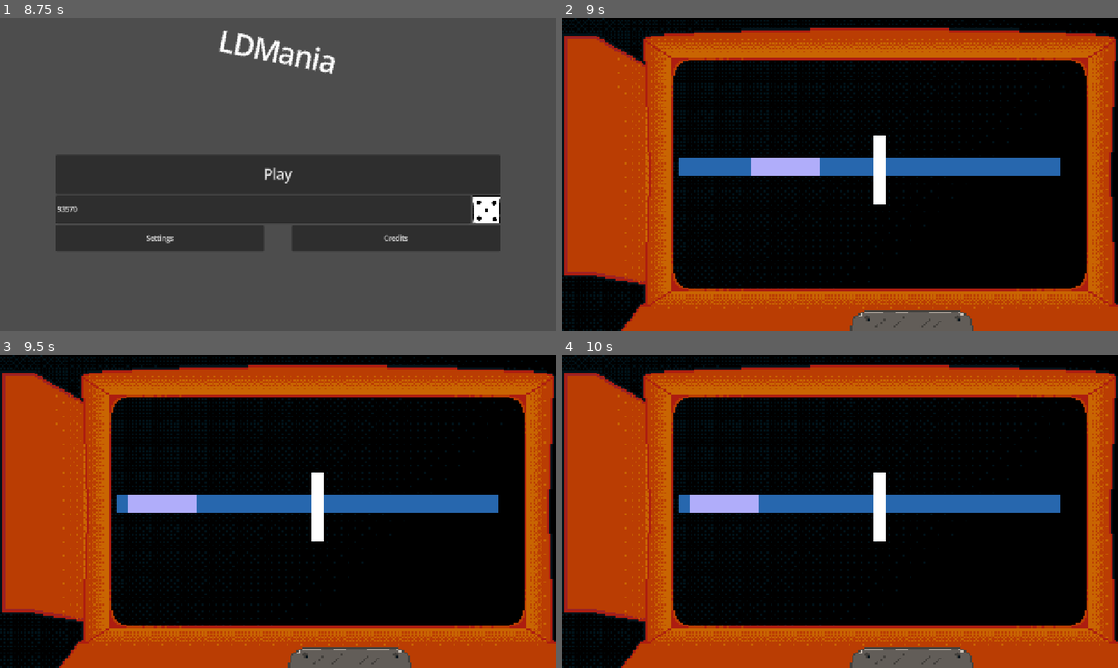
Above: before the commit, frames 1-4 (two rows, left to right).
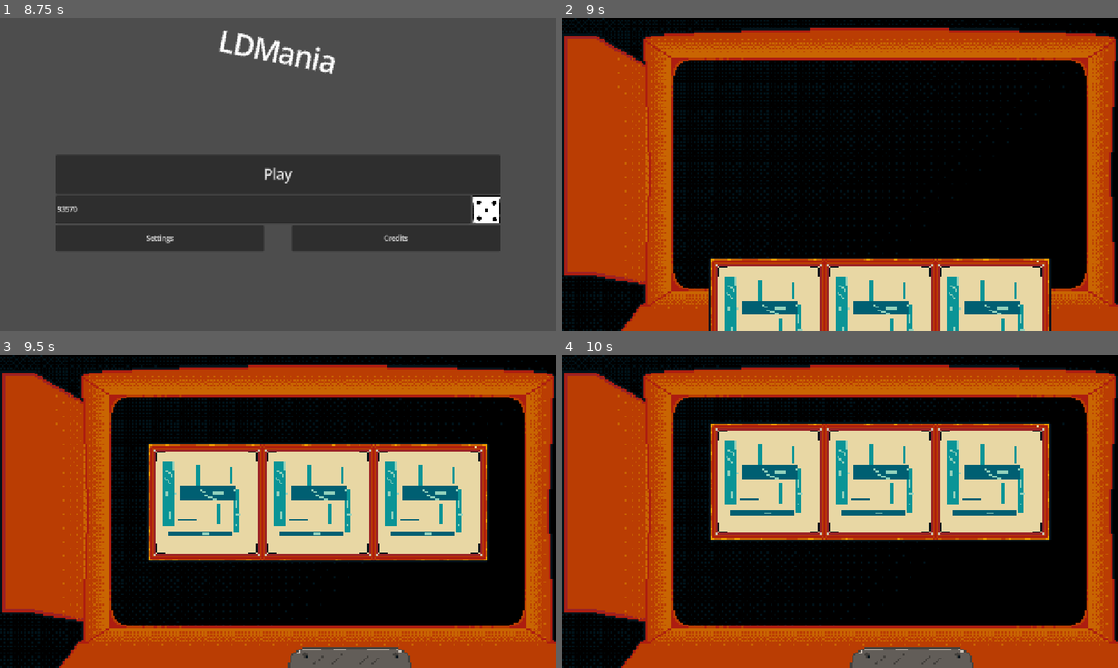
Above: after the commit, the same moments.

Repository: markkarrica/ldmania
Game: Godot game, scene res://intro/intro.tscn
The game is run twice, just before and just after one commit, with the same random seed, the same clock (stepped at 60 frames per second) and the same inputs.
Inputs (mouse positions are in pixels of both pictures, inside the frame that each line leads up to):
- Up to frame 1 (8.75 s): move the mouse to (400, 158) at 0.52 s; hold E (interact) 0.53-1.25 s; click (400, 158) at 0.67 s; drag from (166, 190) to (250, 237) at 1.27 s; move the mouse to (333, 105) at 2.02 s; hold E (interact) 2.03-2.75 s; tap 1 at 2.1 s; click (333, 105) at 2.17 s; drag from (250, 237) to (111, 127) at 2.77 s; move the mouse to (444, 221) at 3.52 s; hold E (interact) 3.53-4.25 s; tap 3 at 3.6 s; click (444, 221) at 3.67 s; tap Escape (debug_key_1) at 4.15 s; drag from (111, 127) to (194, 96) at 4.27 s; click (261, 208) at 5.02 s; type "Alex" at 5.1 s; click "Play" at 5.75 s; click "Play" at 6.5 s; click (489, 208) at 7.25 s; click (489, 208) at 8 s
- Up to frame 2 (9 s): click "Play" at 8.75 s
- Up to frame 3 (9.5 s): no input
- Up to frame 4 (10 s): move the mouse to (867, 511) at 9.52 s; hold E (interact) from 9.53 s (still down); tap 5 at 9.6 s; click (867, 511) at 9.67 s

Frame 1 is identical in both runs. In frame 2, 19% of the frame differs, in the area x 21-90%, y 37-100%; in frame 3, 24%, in the area x 21-90%, y 28-67%; in frame 4, 24%.

Commit message:
new font, slot machine, main sc ene animations

Diff:
--- a/core/main/main_scene.gd
+++ b/core/main/main_scene.gd
@@ -1,11 +1,39 @@
 extends Control
 
 @export var minigames: Array[PackedScene]
+@onready var slot_machine = $SlotMachine
 
 func _ready() -> void:
 	StateMachine.set_minigames(minigames)
 	StateMachine.gen_minigames_order()
+	# We wait for input/animations
+	_animate_slot_in()
+
+	await slot_machine.animation_finished
+
+	_animate_slot_out()
+
+	await slot_machine.animation_finished
+
+	# Animations over
 	_load_next_minigame()
+
+func _animate_slot_in():
+	var slot_tween = create_tween()
+	slot_tween.tween_property(slot_machine, "position:y", 207, 1.8).set_trans(Tween.TRANS_BACK).set_ease(Tween.EASE_OUT)
+
+	await slot_tween.finished
+
+	slot_machine.start()
+
+func _animate_slot_out():
+	var slot_tween = create_tween()
+	slot_tween.tween_property(slot_machine, "position:y", 1000, 1.8).set_trans(Tween.TRANS_BACK).set_ease(Tween.EASE_OUT)
+
+	await slot_tween.finished
+
+	slot_machine.emit_signal("animation_finished")
+	slot_machine.reset_state()
 
 func _load_next_minigame():
 	var current_minigame_scene: PackedScene = StateMachine.get_current_minigame_if_available()
@@ -28,5 +56,19 @@
 func _on_minigame_end(is_success: bool, bonus_time_gained: int):
 	if is_success:
 		StateMachine.score += StateMachine.difficulty
-	print("New score is: " + str(StateMachine.score))
+		# We wait for input/animations
+	_animate_slot_in()
+
+	await slot_machine.animation_finished
+
+	_animate_slot_out()
+
+	await slot_machine.animation_finished
+
+	# Animations over
+
 	_load_next_minigame()
+
+
+func _on_slot_machine_animation_over() -> void:
+	return
--- a/core/main/main_scene.tscn
+++ b/core/main/main_scene.tscn
@@ -4,6 +4,7 @@
 [ext_resource type="Texture2D" uid="uid://cdlvvqfr56jg2" path="res://core/main/assets/background.png" id="3_lykkd"]
 [ext_resource type="Texture2D" uid="uid://c4boo85x0edru" path="res://core/main/assets/border.png" id="4_mh84v"]
 [ext_resource type="PackedScene" uid="uid://dqs1rqgedc1je" path="res://minigames/moving_bar/moving_bar.tscn" id="4_rvjp5"]
+[ext_resource type="PackedScene" uid="uid://b3uyqaxqt1uk5" path="res://core/slot/slot-machine.tscn" id="5_rvjp5"]
 
 [node name="MainScene" type="Control" unique_id=703159878]
 layout_mode = 3
@@ -33,3 +34,6 @@
 grow_vertical = 2
 mouse_filter = 2
 texture = ExtResource("4_mh84v")
+
+[node name="SlotMachine" parent="." unique_id=1970859362 instance=ExtResource("5_rvjp5")]
+position = Vector2(338, 795)
--- /dev/null
+++ b/core/slot/reel.gd
@@ -0,0 +1,89 @@
+extends Node2D
+
+## Nodes
+@onready var current_sprite = $SubViewportContainer/SubViewport/CurrentSprite
+@onready var next_sprite = $SubViewportContainer/SubViewport/NextSprite
+@onready var result_sprite = $SubViewportContainer/SubViewport/ResultSprite
+
+## Token placement stuff
+@onready var sprite_height = current_sprite.texture.get_height()
+var tokens: Array[CompressedTexture2D]
+var tokens_amount: int
+var next_token = 2
+
+## Animation stuff
+var speed = 0
+var tween: Tween
+var physics_based = true
+var stop_time: float
+var should_stop: bool = false
+
+func reset_state() -> void:
+	next_token = 2
+	current_sprite.visible = true
+	next_sprite.visible = true
+	result_sprite.visible = false
+	current_sprite.texture = tokens[0]
+	next_sprite.texture = tokens[1]
+	if tween: tween.kill()
+	should_stop = false
+	physics_based = true
+	current_sprite.position.y = 59
+	next_sprite.position.y = 0
+	result_sprite.position.y = 0
+
+# Called when the node enters the scene tree for the first time.
+func _ready() -> void:
+	if tokens.size() == 0:
+		tokens = [load("res://minigames/demo_payline_tokens/demo-token-1.png"),
+		load("res://minigames/demo_payline_tokens/demo-token-2.png"),
+		load("res://minigames/demo_payline_tokens/demo-token-3.png")]
+
+	current_sprite.texture = tokens[0]
+	next_sprite.texture = tokens[1]
+	tokens_amount = tokens.size()
+
+func start(regimen_speed: int, base_spin_up_time: float):
+		tween = create_tween()
+		tween.tween_property(self, "speed", regimen_speed,
+		base_spin_up_time+Util.random.randf_range(-0.5, +0.5)).set_trans(Tween.TRANS_CIRC)
+
+func stop_at(target_index: int, set_stop_time: float):
+	result_sprite.texture = tokens[target_index]
+	stop_time = set_stop_time
+	should_stop = true
+
+
+func raise_sprite_increase_token(sprite):
+	sprite.position.y = -sprite_height
+	sprite.texture = tokens[next_token]
+	next_token += 1
+
+# Called every frame. 'delta' is the elapsed time since the previous frame.
+func _process(delta: float) -> void:
+	if physics_based:
+		current_sprite.position.y += speed * delta
+		next_sprite.position.y += speed * delta
+		result_sprite.position.y = next_sprite.position.y
+
+		if current_sprite.position.y > sprite_height:
+			raise_sprite_increase_token(current_sprite)
+
+		if next_sprite.position.y > sprite_height:
+			raise_sprite_increase_token(next_sprite)
+
+		if next_token > tokens_amount-1:
+			next_token = 0
+		if not should_stop:
+			return
+	else:
+		current_sprite.position.y = result_sprite.position.y  -59
+
+	if next_sprite.texture == result_sprite.texture && next_sprite.position.y == -sprite_height:
+		next_sprite.visible = false
+		result_sprite.visible = true
+		physics_based = false
+		if tween: tween.kill()
+
+		tween = create_tween()
+		tween.tween_property(result_sprite, "position:y", 0, stop_time).set_trans(Tween.TRANS_BACK).set_ease(Tween.EASE_OUT)
--- /dev/null
+++ b/core/slot/reel.tscn
@@ -0,0 +1,32 @@
+[gd_scene format=3 uid="uid://dldoni6fh1hao"]
+
+[ext_resource type="Script" uid="uid://bfnapih6276i7" path="res://core/slot/reel.gd" id="1_v64a0"]
+[ext_resource type="Texture2D" uid="uid://ctiid2r2pjt7n" path="res://minigames/demo_payline_tokens/demo-token-1.png" id="2_81r17"]
+[ext_resource type="Texture2D" uid="uid://d2fo8nhccit5x" path="res://minigames/demo_payline_tokens/demo-token-2.png" id="3_qh23p"]
+
+[node name="Reel" type="Node2D" unique_id=868968498]
+script = ExtResource("1_v64a0")
+
+[node name="SubViewportContainer" type="SubViewportContainer" parent="." unique_id=1091531824]
+offset_right = 512.0
+offset_bottom = 512.0
+
+[node name="SubViewport" type="SubViewport" parent="SubViewportContainer" unique_id=323311608]
+transparent_bg = true
+handle_input_locally = false
+size = Vector2i(59, 59)
+render_target_update_mode = 4
+
+[node name="CurrentSprite" type="Sprite2D" parent="SubViewportContainer/SubViewport" unique_id=851003848]
+position = Vector2(0, 59)
+texture = ExtResource("2_81r17")
+centered = false
+
+[node name="NextSprite" type="Sprite2D" parent="SubViewportContainer/SubViewport" unique_id=1910268440]
+texture = ExtResource("3_qh23p")
+centered = false
+
+[node name="ResultSprite" type="Sprite2D" parent="SubViewportContainer/SubViewport" unique_id=753314759]
+visible = false
+texture = ExtResource("3_qh23p")
+centered = false
--- /dev/null
+++ b/core/slot/slot-machine.tscn
@@ -0,0 +1,22 @@
+[gd_scene format=3 uid="uid://b3uyqaxqt1uk5"]
+
+[ext_resource type="Script" uid="uid://bjfxeoseny8" path="res://core/slot/slot_machine.gd" id="1_dp7kk"]
+[ext_resource type="Texture2D" uid="uid://btnrca83ahqmm" path="res://core/slot/assets/bezel.png" id="1_pl4f3"]
+[ext_resource type="PackedScene" uid="uid://dldoni6fh1hao" path="res://core/slot/reel.tscn" id="2_dl4mn"]
+
+[node name="SlotMachine" type="Node2D" unique_id=1970859362]
+scale = Vector2(4, 4)
+script = ExtResource("1_dp7kk")
+
+[node name="Reel3" parent="." unique_id=868968498 instance=ExtResource("2_dl4mn")]
+position = Vector2(133, 5)
+
+[node name="Reel2" parent="." unique_id=1010188127 instance=ExtResource("2_dl4mn")]
+position = Vector2(69, 5)
+
+[node name="Reel1" parent="." unique_id=1530974494 instance=ExtResource("2_dl4mn")]
+position = Vector2(5, 5)
+
+[node name="Bezel" type="Sprite2D" parent="." unique_id=1796197339]
+texture = ExtResource("1_pl4f3")
+centered = false
--- /dev/null
+++ b/core/slot/slot_machine.gd
@@ -0,0 +1,38 @@
+extends Node2D
+
+signal animation_finished
+
+@onready var reels: Array[Node2D] = [$Reel1, $Reel2, $Reel3] #In order Left to Right
+var reels_stopped: Array[bool] = [false, false, false]
+@export var regimen_speed: int = 500
+@export var base_spin_up_time: float = 1.5
+# Called when the node enters the scene tree for the first time.
+func _ready() -> void:
+	pass
+
+func reset_state() -> void:
+	for reel in reels:
+		reel.reset_state()
+
+func start() -> void:
+	for reel in reels:
+		reel.start(regimen_speed, base_spin_up_time)
+
+
+func stop(index, stop_time):
+	for reel in reels:
+		reel.stop_at(index, stop_time)
+
+	await get_tree().create_timer(stop_time +0.5).timeout
+
+	emit_signal("animation_finished")
+
+func _input(event: InputEvent) -> void:
+	if event.is_action_pressed("debug_key_1"):
+		stop(2, 0.5)
+
+
+
+# Called every frame. 'delta' is the elapsed time since the previous frame.
+func _process(_delta: float) -> void:
+	pass
--- a/minigames/moving_bar/moving_bar.gd
+++ b/minigames/moving_bar/moving_bar.gd
@@ -4,22 +4,24 @@
 var is_hovering: bool
 var pills_number: int = 2 # Plus the first one
 var current_pill_number = 0
-var pills_mult: Array[float] = [1.0, 0.8, 0.6]
+var pills_mult: Array[float] = [1.0, 0.9, 0.8]
 @onready var pill = $"Bar/Pill"
 @onready var pill_area: Area2D = $Cursor/Area2D
 @onready var pill_direction = [-1.0,1.0][Util.random.randi_range(0,1)]
 @onready var cursor_area = $Cursor/Area2D
 @onready var bar_size = $Bar.size[0]
+var base_speed: int = 70.0
 # Called when the node enters the scene tree for the first time.
 func _ready() -> void:
 	if StateMachine.difficulty == 0:
 		StateMachine.difficulty = 1
-	pill_speed = StateMachine.log_diff_scale()*150.0
+	pill_speed = StateMachine.log_diff_scale()*base_speed
 
 
 # Called every frame. 'delta' is the elapsed time since the previous frame.
 func _process(delta: float) -> void:
 	pill.position += Vector2(pill_direction * pill_speed*delta, 0)
+
 
 
 func _physics_process(delta: float) -> void:
@@ -38,7 +40,6 @@
 func _input(event):
 	if event.is_action_pressed("interact"):
 		if cursor_area.has_overlapping_areas():
-			print("Win")
 			if current_pill_number == pills_number:
 				minigame_end(true, StateMachine.difficulty)
 				return
@@ -48,5 +49,4 @@
 			pill.position = Vector2(Util.random.randi_range(0, bar_size - pill.size[0]), 0)
 
 		else:
-			print("Lost")
 			minigame_end(false, 0)
--- a/tools/util.gd
+++ b/tools/util.gd
@@ -3,7 +3,7 @@
 var override_seed = 0
 @onready var random = RandomNumberGenerator.new()
 
-
+const CONSTANT_E = 2.718281828459045
 func _ready() -> void:
 	random.randomize()
 	if override_seed != 0:
@@ -27,8 +27,8 @@
 	if string.is_valid_int():
 		return string
 	var new_string = ""
-	for char in string:
-		if char.is_valid_int():
-				new_string += char
+	for character in string:
+		if character.is_valid_int():
+				new_string += character
 
 	return new_string
Binary file added: assets/fonts/LDMania3x5.ttf
Not shown, added: assets/fonts/LDMania3x5.ttf.import
Binary file added: core/slot/assets/bezel.png
Not shown, added: core/slot/assets/bezel.png.import
Not shown, added: core/slot/reel.gd.uid
Not shown, added: core/slot/slot_machine.gd.uid
Binary file added: minigames/demo_payline_tokens/demo-token-1.png
Not shown, added: minigames/demo_payline_tokens/demo-token-1.png.import
Binary file added: minigames/demo_payline_tokens/demo-token-2.png
Not shown, added: minigames/demo_payline_tokens/demo-token-2.png.import
Binary file added: minigames/demo_payline_tokens/demo-token-3.png
Not shown, added: minigames/demo_payline_tokens/demo-token-3.png.import
